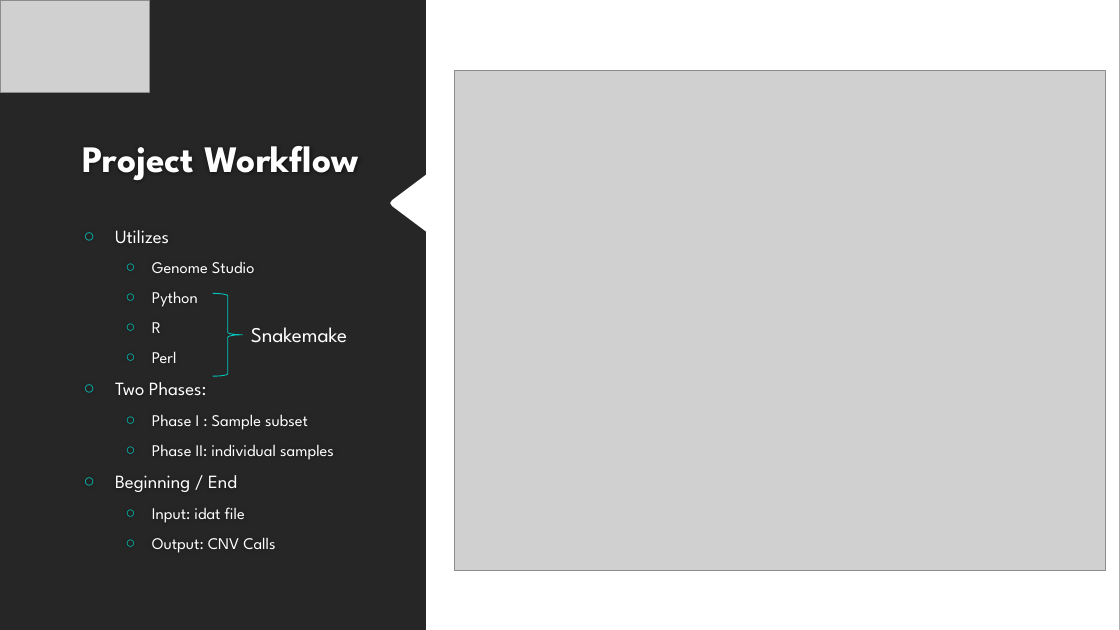
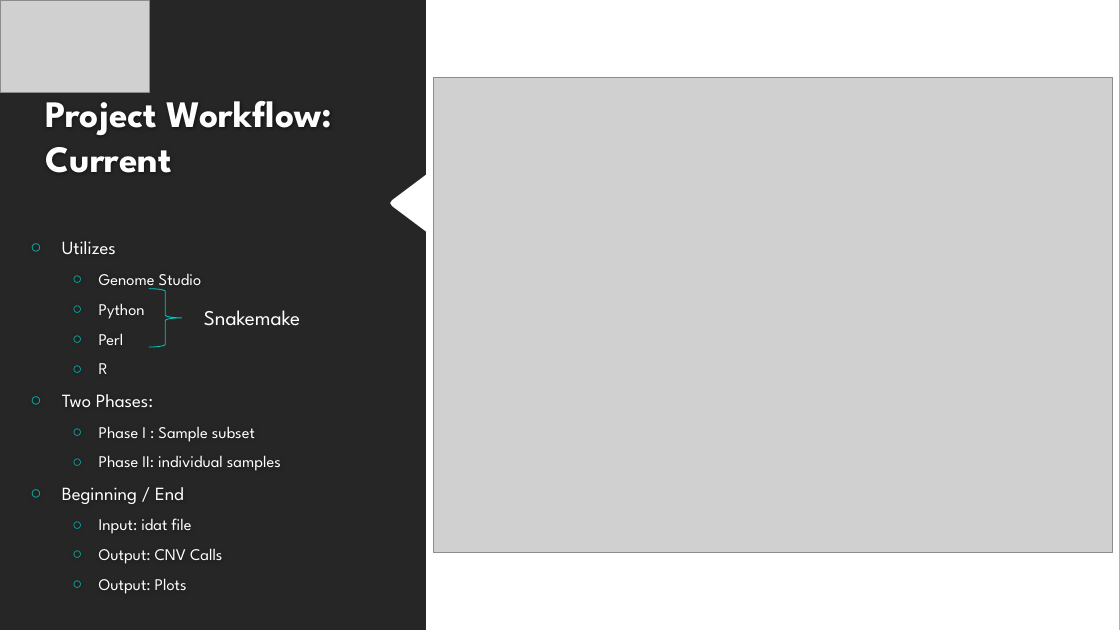
Before and after one commit to NCBI-Hackathons/Scan2CNV, a slide deck: slide 3 of files/Final_Present.pptx. Drawn at 1120x630 pixels with LibreOffice and Linux fonts; fonts in the diff are those of the drawing; grey boxes stand for pictures; background and template pictures are left out. Boxes give left, top, right and bottom in pixels: in the first picture for what was removed or moved away, otherwise in the second. Text is boxed around its words. In the diff, an @@ line names an element or a change of style, - is before the commit and + after.

Commit message:
Updated workflow files, future goals

```diff
--- a/files/Final_Present.pptx
+++ b/files/Final_Present.pptx
@@ picture: place and size @@
-picture at (455,71,1106,571)
+picture at (434,78,1112,553)
@@ title at (46,90,332,173): text changed @@
-Project Workflow
+Project Workflow: Current
@@ text "Utilizes": place and size @@
-text "Utilizes" at (115,230,334,553)
+text "Utilizes" at (62,241,281,594)
@@ right brace: place and size @@
-right brace at (213,293,243,376)
+right brace at (150,289,182,347)
@@ text "Snakemake": place and size @@
-text "Snakemake" at (251,327,347,343)
+text "Snakemake" at (204,310,300,326)
@@ text at (99,333,124,345): paragraph added @@
+  ○ Perl
@@ text at (152,351,177,363): paragraph removed @@
-  ○ Perl
@@ text at (99,578,187,594): paragraph added @@
+  ○ Output: Plots
```
Also in this commit, not shown: 4 other slides changed.
